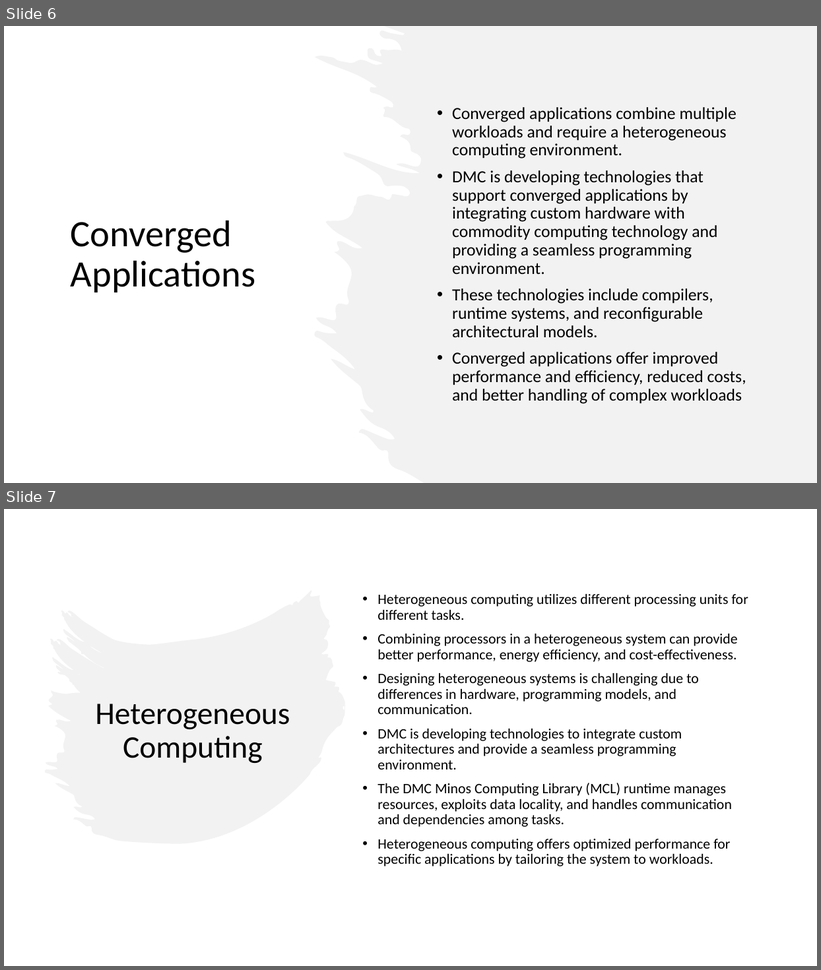
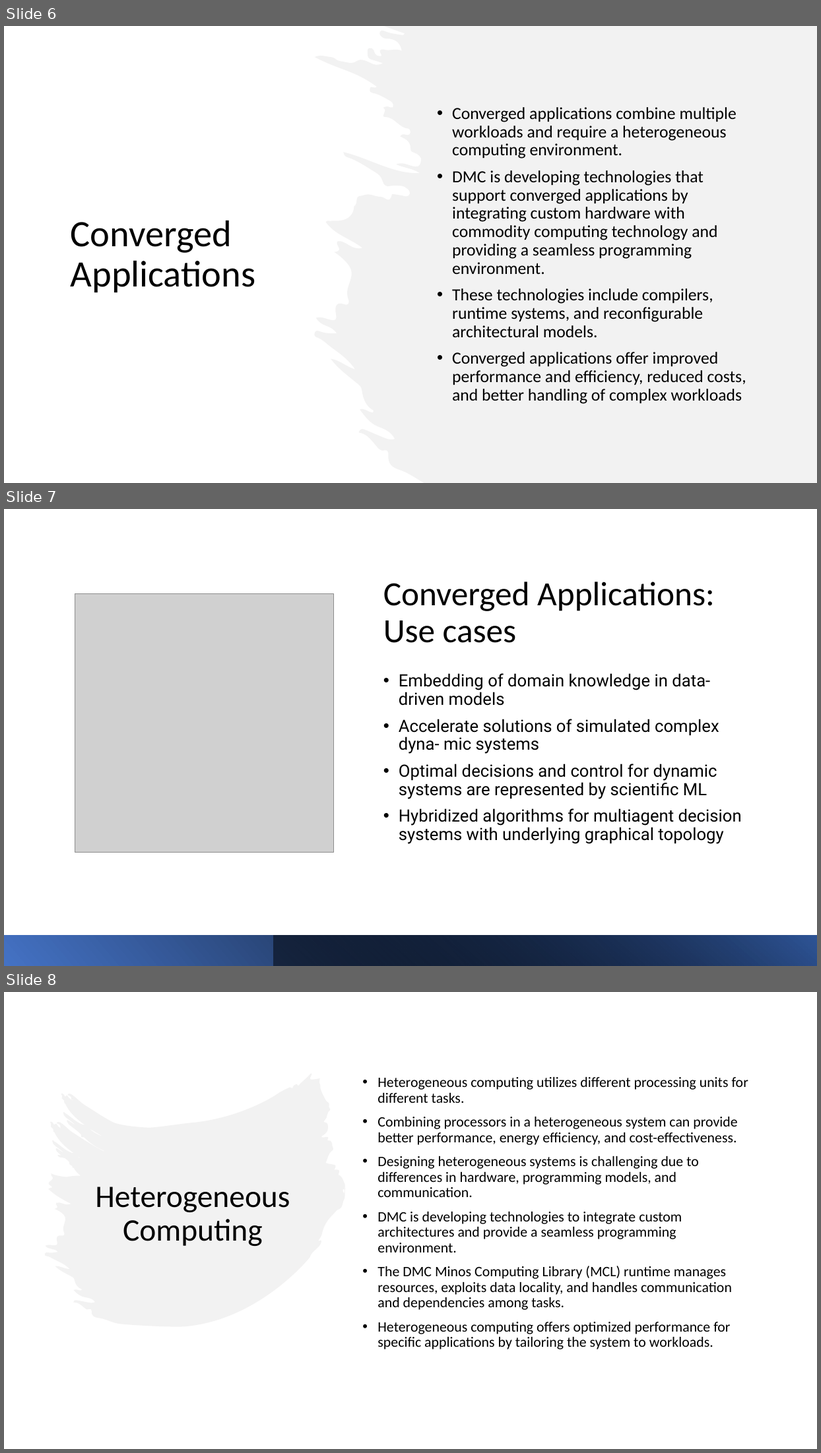
Before and after one commit to dhanifudin/presentation, a slide deck: Codesign.pptx. Shown one above the other, each under a label of ours: slides 6 and 7 before the commit, slides 6, 7 and 8 after it. The pictures are 821x970 and 821x1453 pixels, drawn with LibreOffice and Linux fonts; fonts in the diff are those of the drawing; grey boxes stand for pictures. Boxes give left, top, right and bottom in pixels: in the first picture for what was removed or moved away, otherwise in the second. Text is boxed around its words. In the diff, an @@ line names an element or a change of style, - is before the commit and + after.

```diff
--- a/Codesign.pptx
+++ b/Codesign.pptx
@@ slide 7 added at box(4, 509, 817, 966), background #FFFFFF @@
@@ title added at box(384, 582, 715, 643), 40 pt, text #000000 @@
+Converged Applications: Use cases
@@ picture added at box(75, 593, 334, 852) @@
@@ text added at box(399, 673, 742, 844), 20 pt, text #000000 @@
+• Embedding of domain knowledge in data-driven models
+• Accelerate solutions of simulated complex dyna- mic systems
+• Optimal decisions and control for dynamic systems are represented by scientific ML
+• Hybridized algorithms for multiagent decision systems with underlying graphical topology
@@ rectangle added at box(4, 936, 817, 966), fill gradient #4472C4 to #000000 @@
@@ rectangle added at box(274, 936, 817, 966), fill gradient #000000 to #2F5597 @@
@@ what was slide 7 is now slide 8 @@
```
Also in this commit, not shown: 1 slide changed, 1 other slide added.
